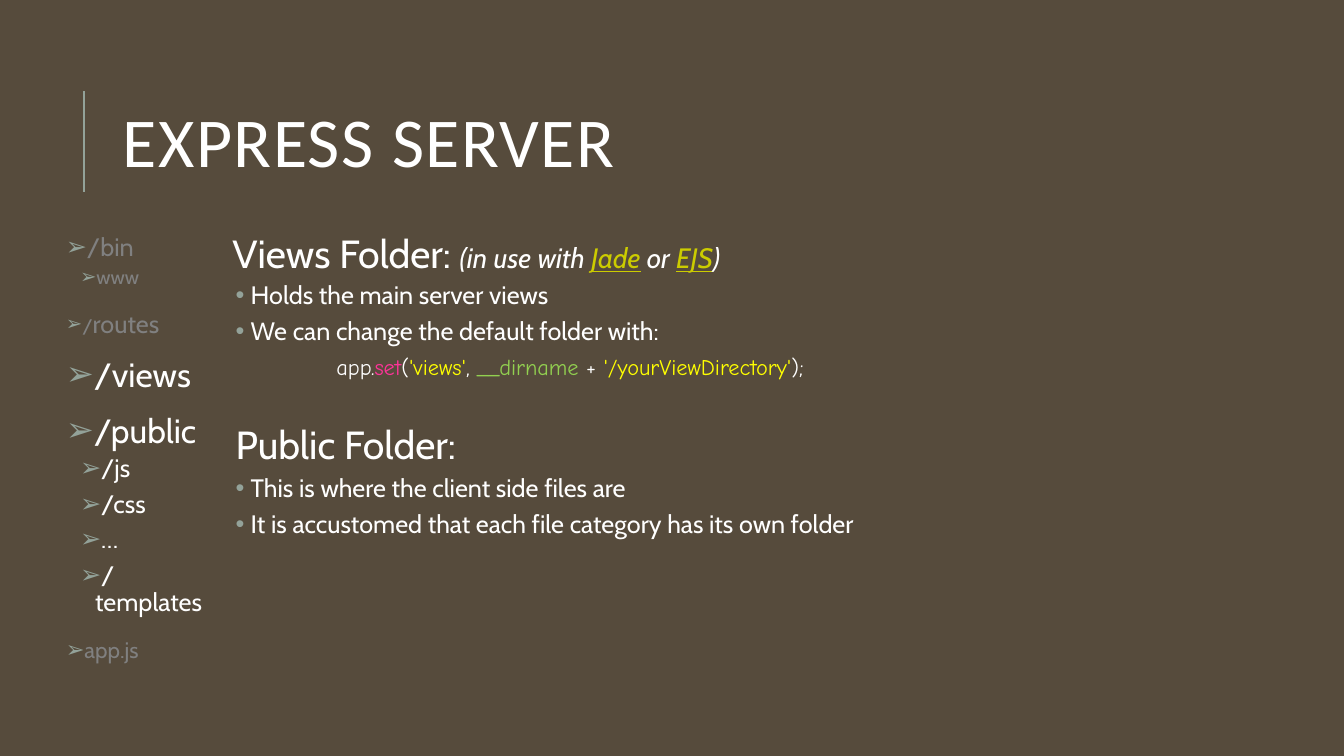
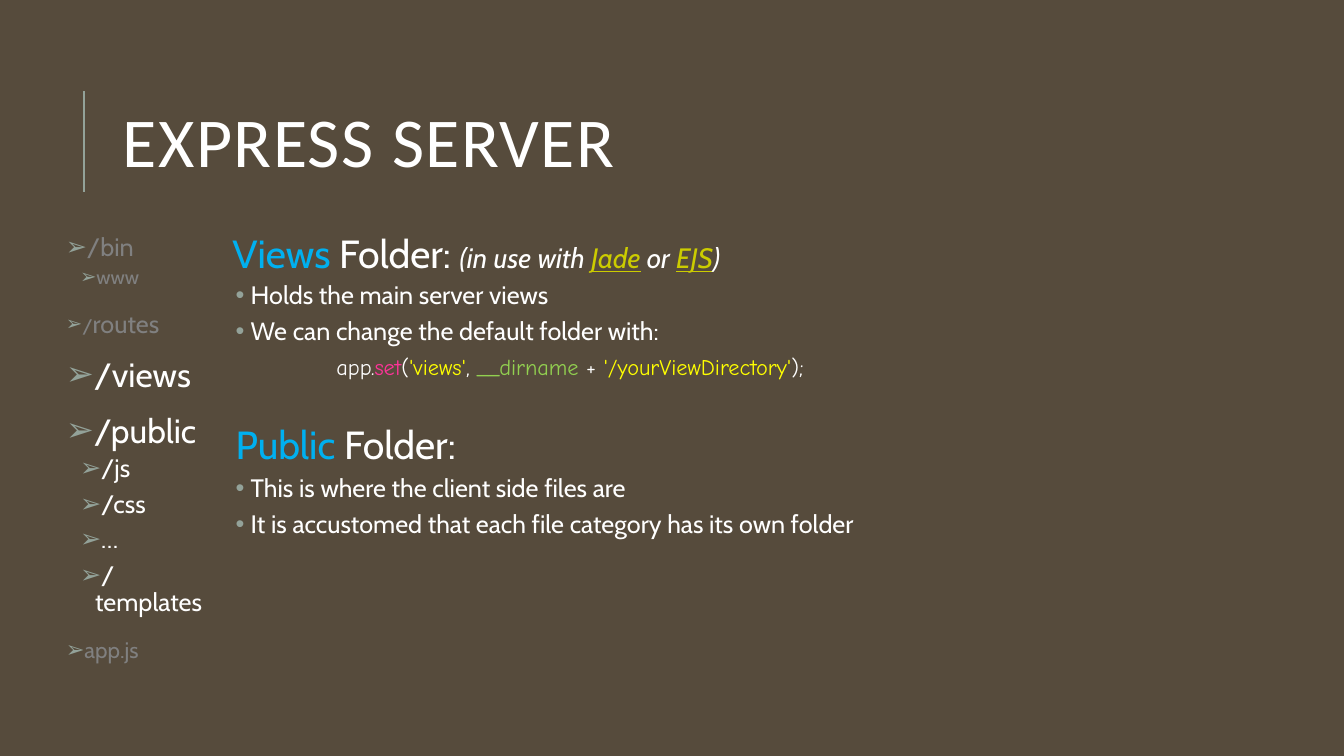
Before and after one commit to jce-il/se-class, a slide deck: slide 7 of tirgul/Node and azure.pptx. Drawn at 1344x756 pixels with LibreOffice and Linux fonts; fonts in the diff are those of the drawing. Boxes give left, top, right and bottom in pixels: in the first picture for what was removed or moved away, otherwise in the second. Text is boxed around its words. In the diff, an @@ line names an element or a change of style, - is before the commit and + after.

```diff
--- a/tirgul/Node and azure.pptx
+++ b/tirgul/Node and azure.pptx
@@ text at (232,238,720,460): text colour #FFFFFF to #00B0F0 in "Views", "Public" @@
```
Also in this commit, not shown: 4 other slides changed, 2 slides added, 1 other file.
